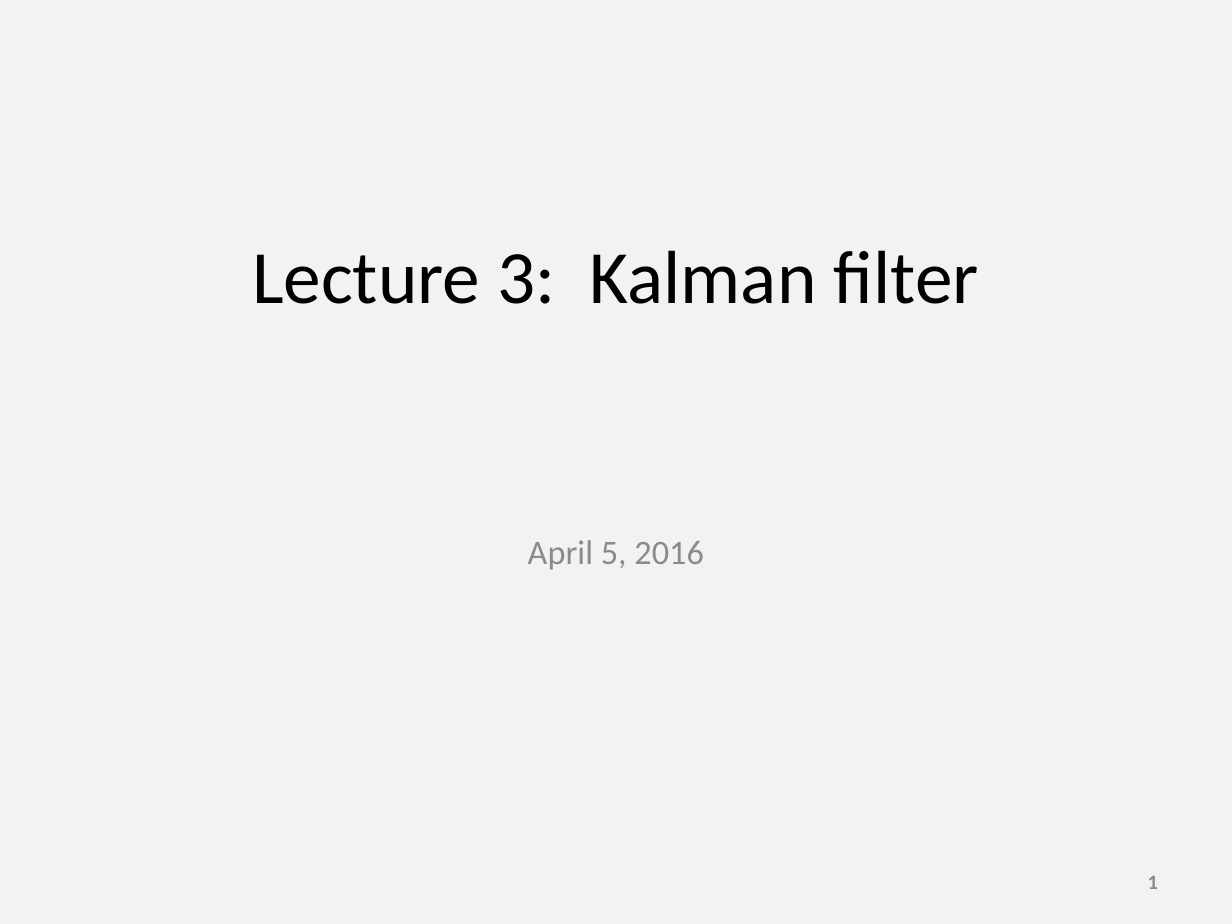
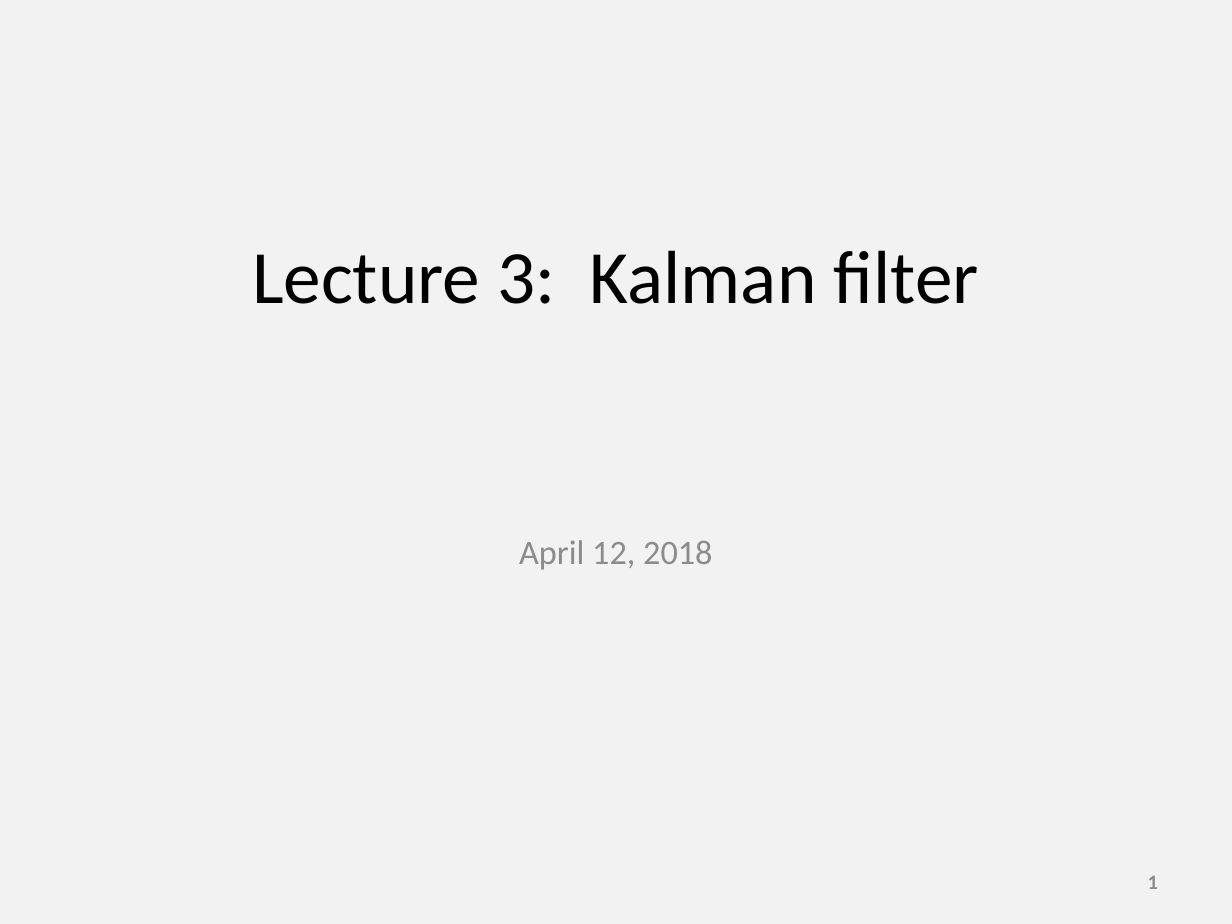
Before and after one commit to James-Thorson/2018_FSH556, a slide deck: slide 1 of Week 3 -- Temporal Models/Lab/Lab 3 -- Gompertz model.pptx. Drawn at 1232x924 pixels with LibreOffice and Linux fonts; fonts in the diff are those of the drawing. Boxes give left, top, right and bottom in pixels: in the first picture for what was removed or moved away, otherwise in the second. Text is boxed around its words. In the diff, an @@ line names an element or a change of style, - is before the commit and + after.

```diff
--- a/Week 3 -- Temporal Models/Lab/Lab 3 -- Gompertz model.pptx
+++ b/Week 3 -- Temporal Models/Lab/Lab 3 -- Gompertz model.pptx
@@ subtitle at [519,540,712,570]: text changed @@
-April 5, 2016
+April 12, 2018
```
Also in this commit, not shown: 8 slides added, 10 other files.
